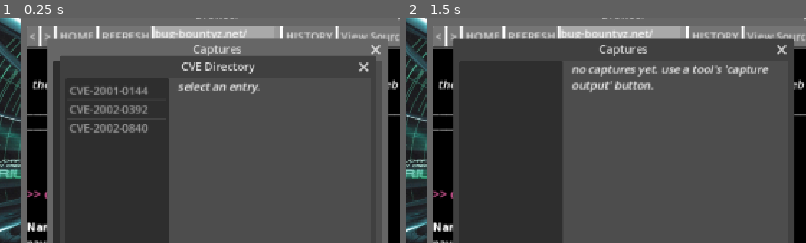
Above: before the commit, frames 1-2 (left to right).
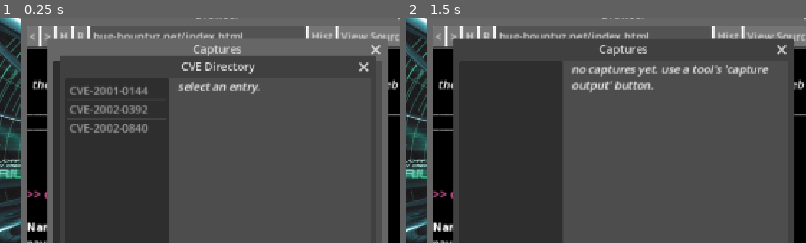
Above: after the commit, the same moments.

Repository: samiser/bug-bountyz
Game: Godot game, scene res://main.tscn
Two runs of this game, one before a commit and one after it. Both use one fixed random seed, a clock stepped at 60 frames per second and the inputs below.
Inputs:
- Up to frame 1 (0.25 s): no input
- Up to frame 2 (1.5 s): click "HOME" (after the commit: "H") at 0.5 s; click "REFRESH" (after the commit: "R") at 1.25 s
The pictures show only the part of the screen within x 23-73%, y 17-67%; the shares and areas given below are measured in that part.

The runs differ from the first frame. In frame 1, 3.1% of the frame differs, in the area x 17-84%, y 3-10%; in frame 2, 3.1%.

Commit message:
added lineedit browser bar, added directory fuzzer, consolidated tools into toolbox window, added missing auth finding to nans recipes

Diff:
--- a/browser.tscn
+++ b/browser.tscn
@@ -65,31 +65,29 @@
 
 [node name="HomeButton" type="Button" parent="VBoxContainer/control_panel/HBoxContainer" unique_id=575099161]
 layout_mode = 2
-text = "HOME"
+text = "H"
 
 [node name="RefreshButton" type="Button" parent="VBoxContainer/control_panel/HBoxContainer" unique_id=105954897]
 layout_mode = 2
-text = "REFRESH"
+text = "R"
 
 [node name="ColorRect" type="ColorRect" parent="VBoxContainer/control_panel/HBoxContainer" unique_id=1712727755]
 layout_mode = 2
 size_flags_horizontal = 3
 color = Color(0.66245234, 0.66245234, 0.6624523, 1)
 
-[node name="url_label" type="RichTextLabel" parent="VBoxContainer/control_panel/HBoxContainer/ColorRect" unique_id=1327925952]
+[node name="url_label" type="LineEdit" parent="VBoxContainer/control_panel/HBoxContainer/ColorRect" unique_id=766254845]
 layout_mode = 1
 anchors_preset = 15
 anchor_right = 1.0
 anchor_bottom = 1.0
 grow_horizontal = 2
 grow_vertical = 2
-bbcode_enabled = true
 text = "www.wah.com"
-vertical_alignment = 1
 
 [node name="HistoryButton" type="Button" parent="VBoxContainer/control_panel/HBoxContainer" unique_id=1244950704]
 layout_mode = 2
-text = "HISTORY"
+text = "Hist"
 
 [node name="SourceButton" type="Button" parent="VBoxContainer/control_panel/HBoxContainer" unique_id=1245828596]
 layout_mode = 2
--- /dev/null
+++ b/directory_fuzzer.tscn
@@ -0,0 +1,55 @@
+[gd_scene format=3 uid="uid://df0k7r3pq2mxw"]
+
+[ext_resource type="Script" path="res://scripts/directory_fuzzer.gd" id="1_df"]
+
+[node name="DirectoryFuzzer" type="VBoxContainer" unique_id=2500001 node_paths=PackedStringArray("target_dropdown", "fuzz_button", "output_label", "capture_button")]
+anchors_preset = 15
+anchor_right = 1.0
+anchor_bottom = 1.0
+grow_horizontal = 2
+grow_vertical = 2
+script = ExtResource("1_df")
+target_dropdown = NodePath("Input/OptionButton")
+fuzz_button = NodePath("Input/Button")
+output_label = NodePath("Output/OutputLabel")
+capture_button = NodePath("Output/OutputControls/Button")
+
+[node name="Input" type="HBoxContainer" parent="." unique_id=2500002]
+layout_mode = 2
+
+[node name="Label" type="Label" parent="Input" unique_id=2500003]
+layout_mode = 2
+text = "target:"
+
+[node name="OptionButton" type="OptionButton" parent="Input" unique_id=2500004]
+layout_mode = 2
+size_flags_horizontal = 3
+
+[node name="Button" type="Button" parent="Input" unique_id=2500005]
+layout_mode = 2
+text = "fuzz"
+
+[node name="HSeparator" type="HSeparator" parent="." unique_id=2500006]
+layout_mode = 2
+
+[node name="Output" type="VBoxContainer" parent="." unique_id=2500007]
+layout_mode = 2
+size_flags_vertical = 3
+
+[node name="OutputLabel" type="RichTextLabel" parent="Output" unique_id=2500008]
+layout_mode = 2
+size_flags_vertical = 3
+bbcode_enabled = true
+fit_content = true
+scroll_active = true
+
+[node name="OutputControls" type="HBoxContainer" parent="Output" unique_id=2500009]
+layout_mode = 2
+
+[node name="Button" type="Button" parent="Output/OutputControls" unique_id=2500010]
+layout_mode = 2
+text = "capture"
+
+[node name="Control" type="Control" parent="Output/OutputControls" unique_id=2500011]
+layout_mode = 2
+size_flags_horizontal = 3
--- a/main.tscn
+++ b/main.tscn
@@ -2,9 +2,9 @@
 
 [ext_resource type="PackedScene" uid="uid://d2adpvcxffyp4" path="res://browser.tscn" id="1_ig7tw"]
 [ext_resource type="AudioStream" uid="uid://b7m0wy1o3k83b" path="res://audio/pc_fan_loop.wav" id="2_0xm2m"]
-[ext_resource type="PackedScene" uid="uid://k1b3xm4saaks" path="res://port_scanner.tscn" id="2_h2yge"]
+[ext_resource type="PackedScene" uid="uid://dtn5qqrb7fhya" path="res://toolbox.tscn" id="2_272bh"]
 [ext_resource type="PackedScene" uid="uid://cnbkxh3pq8m4w" path="res://captures_notebook.tscn" id="3_cn"]
-[ext_resource type="PackedScene" path="res://cve_directory.tscn" id="4_cd"]
+[ext_resource type="PackedScene" uid="uid://cdcryaka2yq80" path="res://cve_directory.tscn" id="4_cd"]
 [ext_resource type="Texture2D" uid="uid://dwmkwc3l6puik" path="res://wallpaper.png" id="5_lquwl"]
 [ext_resource type="PackedScene" uid="uid://bsf3xmqkpw7n2" path="res://submission_form.tscn" id="6_sf"]
 
@@ -27,11 +27,11 @@
 
 [node name="Window3" type="Window" parent="." unique_id=1959032847]
 oversampling_override = 1.0
-title = "Port Scanner"
+title = "Toolbox"
 initial_position = 1
 size = Vector2i(300, 300)
 
-[node name="PortScanner" parent="Window3" unique_id=1864047590 instance=ExtResource("2_h2yge")]
+[node name="Toolbox" parent="Window3" unique_id=474395757 instance=ExtResource("2_272bh")]
 
 [node name="Window4" type="Window" parent="." unique_id=1700000001]
 oversampling_override = 1.0
--- a/project.godot
+++ b/project.godot
@@ -33,7 +33,6 @@
 ui_cancel={
 "deadzone": 0.5,
 "events": [Object(InputEventKey,"resource_local_to_scene":false,"resource_name":"","device":0,"window_id":0,"alt_presse …(194 unchanged characters)…
-, Object(InputEventKey,"resource_local_to_scene":false,"resource_name":"","device":-1,"window_id":0,"alt_pressed":false,"shift_pressed":false,"ctrl_pressed":false,"meta_pressed":false,"pressed":false,"keycode":0,"physical_keycode":4194308,"key_label":0,"unicode":0,"location":0,"echo":false,"script":null)
 ]
 }
 
--- a/resources/bounties/nans_bounty.tres
+++ b/resources/bounties/nans_bounty.tres
@@ -4,6 +4,7 @@
 [ext_resource type="Script" uid="uid://ox62ws8mcbvk" path="res://scripts/finding.gd" id="1_g1uqv"]
 [ext_resource type="Resource" uid="uid://babrl7eo7oadj" path="res://resources/sites/nansrecipes.com/index.tres" id="2_axno1"]
 [ext_resource type="Resource" uid="uid://c63smvcu7qq5i" path="res://resources/findings/apache_rce.tres" id="2_qgmit"]
+[ext_resource type="Resource" path="res://resources/findings/missing_auth.tres" id="3_qgmit"]
 
 [resource]
 script = ExtResource("1_17wce")
@@ -13,4 +14,4 @@
 payout_min = 100
 payout_max = 500
 scope = "My grandson made me this website and i have no idea how it works.. I'm worried there might be some issues with it!"
-findings = Array[ExtResource("1_g1uqv")]([ExtResource("2_qgmit")])
+findings = Array[ExtResource("1_g1uqv")]([ExtResource("2_qgmit"), ExtResource("3_qgmit")])
--- a/resources/sites/nansrecipes.com/index.tres
+++ b/resources/sites/nansrecipes.com/index.tres
@@ -15,7 +15,7 @@
 add 8oz of sugar and mix
 add a dash of salt and 3 1/2 oz of flour then mix
 add mixture to muffin tray and cook for 20 minutes
-
-[color=#00000000]<!-- nan! ive moved ur secret recipes to /secret_recipes.html, plz dont share that link with anyone!! - jimmy -->[/color]"
+[color=#00000000]
+nan! ive moved ur secret recipes to /secret_recipes but you should only be able to see it if ur logged in so its safe and secure :-) - jimmy [/color]"
 background_colour = Color(0.8978567, 0.0006480324, 0.8978506, 1)
 metadata/_custom_type_script = "uid://ckg4qnkq81pmh"
--- a/scripts/browser.gd
+++ b/scripts/browser.gd
@@ -14,7 +14,7 @@
 @onready var home_button: Button = $VBoxContainer/control_panel/HBoxContainer/HomeButton
 @onready var history_button: Button = $VBoxContainer/control_panel/HBoxContainer/HistoryButton
 @onready var refresh_button: Button = $VBoxContainer/control_panel/HBoxContainer/RefreshButton
-@onready var url_label: RichTextLabel = $VBoxContainer/control_panel/HBoxContainer/ColorRect/url_label
+@onready var url_input: LineEdit = $VBoxContainer/control_panel/HBoxContainer/ColorRect/url_label
 
 @onready var page_music: AudioStreamPlayer = $page_music
 
@@ -36,16 +36,14 @@
 	refresh_button.button_down.connect(_refresh)
 	source_button.button_down.connect(_toggle_source)
 	source_capture_button.pressed.connect(_capture_source)
+	url_input.text_submitted.connect(_on_url_submitted)
 	Engagement.capture_added.connect(_on_capture_added)
+	Engagement.action_invoked.connect(_on_action)
 
 	source_panel.visible = false
 	source_content_label.bbcode_enabled = false
 
 	_load_page(homepage)
-
-func _process(delta: float) -> void:
-	if Input.is_action_just_pressed("ui_cancel"):
-		_back()
 
 func _back() -> void:
 	if history.size() <= 1 or current_history_index == 0:
@@ -78,7 +76,7 @@
 func _load_page(page : Page, add_history : bool = true) -> void:
 	var url := Url.to_url(page)
 
-	url_label.text = url
+	url_input.text = url
 
 	Engagement.discover_page(url)
 	Engagement.discover_site(Url.site_of(url))
@@ -110,7 +108,8 @@
 	content_label.scroll_to_line(0)
 
 	if source_panel.visible:
-		source_content_label.text = page.content
+		source_panel.visible = false
+		page_panel.visible = true
 	_update_source_capture_button()
 
 	Sound.play_click()
@@ -157,6 +156,30 @@
 
 func _on_capture_added(_capture: Dictionary) -> void:
 	_update_source_capture_button()
+
+func _on_url_submitted(text: String) -> void:
+	if text.is_empty():
+		return
+	var current_site := Url.site_of(history[history.size() - 1]) if not history.is_empty() else ""
+	var page : Page = load(Url.resolve(text, current_site))
+	if page == null:
+		Sound.play_error()
+		return
+	_load_page(page)
+
+func _on_action(name: String, args: Array) -> void:
+	if name != "navigate" or args.is_empty():
+		return
+	var url : String = "/".join(args)
+	var page : Page = load(Url.resolve(url))
+	if page == null:
+		Sound.play_error()
+		return
+	_load_page(page)
+	var window := get_parent() as Window
+	if window != null:
+		window.show()
+		window.move_to_foreground()
 
 func _view_history() -> void:
 	var history_page : Page = Page.new()
--- /dev/null
+++ b/scripts/directory_fuzzer.gd
@@ -0,0 +1,100 @@
+extends VBoxContainer
+
+@export var target_dropdown : OptionButton
+@export var fuzz_button : Button
+@export var output_label : RichTextLabel
+@export var capture_button : Button
+
+const SITES_ROOT := "res://resources/sites/"
+
+var _last_output : String = ""
+var _last_output_tags : Array[String] = []
+
+func _ready() -> void:
+	Engagement.site_discovered.connect(_on_site_discovered)
+	Engagement.capture_added.connect(_on_capture_added)
+	fuzz_button.pressed.connect(_on_fuzz_pressed)
+	capture_button.pressed.connect(_on_capture_pressed)
+	output_label.meta_clicked.connect(_on_url_clicked)
+	output_label.text = "[i]select a target and fuzz.[/i]"
+	_refresh_targets()
+	_update_capture_button()
+
+func _refresh_targets() -> void:
+	target_dropdown.clear()
+	for domain in Engagement.discovered_sites:
+		target_dropdown.add_item(domain)
+
+func _on_site_discovered(_domain: String) -> void:
+	_refresh_targets()
+
+func _on_fuzz_pressed() -> void:
+	var idx := target_dropdown.selected
+	if idx < 0:
+		Sound.play_error()
+		return
+
+	var domain := target_dropdown.get_item_text(idx)
+	var found : Array[String] = []
+	_scan_dir(SITES_ROOT + domain + "/", found)
+
+	if found.is_empty():
+		output_label.text = "[i]no paths found.[/i]"
+		_last_output = ""
+		_last_output_tags = []
+		_update_capture_button()
+		Sound.play_error()
+		return
+
+	var output := _format_output(domain, found)
+	_last_output = output
+	_last_output_tags = ["fuzz", domain]
+
+	output_label.text = output
+	Engagement.add_detection(5)
+	_update_capture_button()
+	Sound.play_click()
+
+func _scan_dir(dir_path: String, found: Array[String]) -> void:
+	var dir := DirAccess.open(dir_path)
+	if dir == null:
+		return
+	for file_name in dir.get_files():
+		if not file_name.ends_with(".tres"):
+			continue
+		var resource = load(dir_path + file_name)
+		if resource is Page:
+			found.append(Url.to_url(resource))
+	for sub in dir.get_directories():
+		_scan_dir(dir_path + sub + "/", found)
+
+func _format_output(target: String, paths: Array[String]) -> String:
+	var lines := ["[code]> fuzzing " + target + "...", ""]
+	for url in paths:
+		lines.append("[color=lime]200[/color] [url=%s]%s[/url]" % [url, url])
+	lines.append("")
+	lines.append("scan complete. %d paths found.[/code]" % paths.size())
+	return "\n".join(lines)
+
+func _on_capture_pressed() -> void:
+	Engagement.add_capture(_last_output, "directory_fuzzer", _last_output_tags)
+	_update_capture_button()
+	Sound.play_click()
+
+func _update_capture_button() -> void:
+	if _last_output.is_empty():
+		capture_button.disabled = true
+		capture_button.text = "capture output"
+		return
+	if Engagement.has_capture("directory_fuzzer", _last_output_tags):
+		capture_button.disabled = true
+		capture_button.text = "captured ✓"
+	else:
+		capture_button.disabled = false
+		capture_button.text = "capture output"
+
+func _on_capture_added(_capture: Dictionary) -> void:
+	_update_capture_button()
+
+func _on_url_clicked(meta: String) -> void:
+	Engagement.action_invoked.emit("navigate", [meta])
--- a/scripts/submission_form.gd
+++ b/scripts/submission_form.gd
@@ -9,7 +9,7 @@
 @export var form_view : Control
 @export var outcome_view : Control
 @export var outcome_label : RichTextLabel
-@export var dismiss_button : Button
+@export var close_button : Button
 
 func _ready() -> void:
 	bounty_dropdown.item_selected.connect(_on_bounty_selected)
@@ -18,7 +18,7 @@
 	specifics_dropdown.item_selected.connect(_on_specifics_selected)
 	poc_list.multi_selected.connect(_on_poc_changed)
 	submit_button.pressed.connect(_on_submit)
-	dismiss_button.pressed.connect(_show_form)
+	close_button.pressed.connect(get_parent().hide)
 	Engagement.capture_added.connect(_on_capture_added)
 	Engagement.action_invoked.connect(_on_action)
 	poc_list.select_mode = ItemList.SELECT_MULTI
--- a/submission_form.tscn
+++ b/submission_form.tscn
@@ -2,7 +2,7 @@
 
 [ext_resource type="Script" uid="uid://bxcy146w1rjgh" path="res://scripts/submission_form.gd" id="1_sf"]
 
-[node name="SubmissionForm" type="VBoxContainer" unique_id=2400001 node_paths=PackedStringArray("bounty_dropdown", "endpoint_dropdown", "class_dropdown", "specifics_dropdown", "poc_list", "submit_button", "form_view", "outcome_view", "outcome_label", "dismiss_button")]
+[node name="SubmissionForm" type="VBoxContainer" unique_id=2400001 node_paths=PackedStringArray("bounty_dropdown", "endpoint_dropdown", "class_dropdown", "specifics_dropdown", "poc_list", "submit_button", "form_view", "outcome_view", "outcome_label", "close_button")]
 anchors_preset = 15
 anchor_right = 1.0
 anchor_bottom = 1.0
@@ -18,7 +18,7 @@
 form_view = NodePath("FormView")
 outcome_view = NodePath("OutcomeView")
 outcome_label = NodePath("OutcomeView/OutcomeLabel")
-dismiss_button = NodePath("OutcomeView/Dismiss")
+close_button = NodePath("OutcomeView/Close")
 
 [node name="FormView" type="VBoxContainer" parent="." unique_id=2400002]
 layout_mode = 2
@@ -95,6 +95,6 @@
 bbcode_enabled = true
 fit_content = true
 
-[node name="Dismiss" type="Button" parent="OutcomeView" unique_id=2400020]
+[node name="Close" type="Button" parent="OutcomeView" unique_id=2400020]
 layout_mode = 2
-text = "submit another"
+text = "Close"
--- /dev/null
+++ b/toolbox.tscn
@@ -0,0 +1,30 @@
+[gd_scene format=3 uid="uid://dtn5qqrb7fhya"]
+
+[ext_resource type="PackedScene" uid="uid://k1b3xm4saaks" path="res://port_scanner.tscn" id="1_hf060"]
+[ext_resource type="PackedScene" uid="uid://df0k7r3pq2mxw" path="res://directory_fuzzer.tscn" id="2_hre1t"]
+
+[node name="Toolbox" type="Control" unique_id=474395757]
+layout_mode = 3
+anchors_preset = 15
+anchor_right = 1.0
+anchor_bottom = 1.0
+grow_horizontal = 2
+grow_vertical = 2
+
+[node name="TabContainer" type="TabContainer" parent="." unique_id=438107669]
+layout_mode = 1
+anchors_preset = 15
+anchor_right = 1.0
+anchor_bottom = 1.0
+grow_horizontal = 2
+grow_vertical = 2
+current_tab = 0
+
+[node name="Port Scanner" parent="TabContainer" unique_id=1864047590 instance=ExtResource("1_hf060")]
+layout_mode = 2
+metadata/_tab_index = 0
+
+[node name="Directory Fuzzer" parent="TabContainer" unique_id=2500001 instance=ExtResource("2_hre1t")]
+visible = false
+layout_mode = 2
+metadata/_tab_index = 1
Not shown: 1 places in resources/findings/missing_auth.tres that only renumber resources
Not shown, added: scripts/directory_fuzzer.gd.uid
